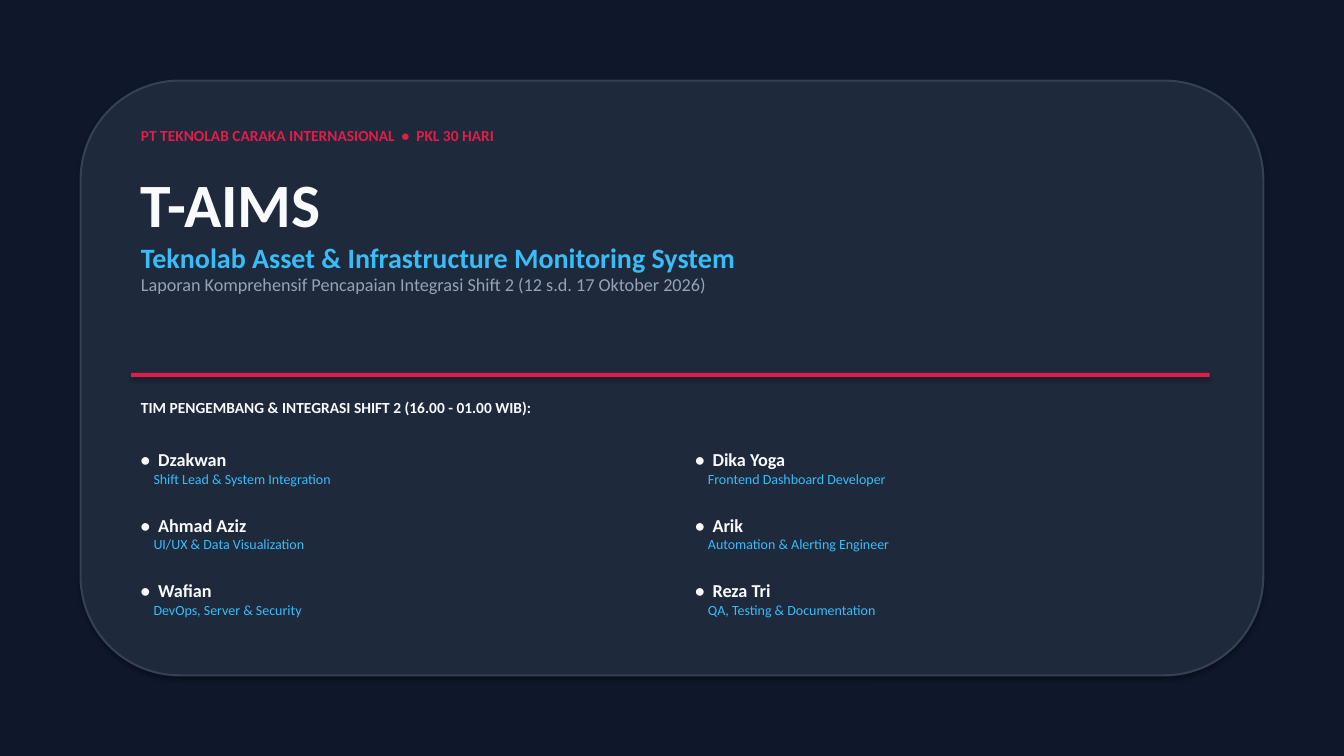
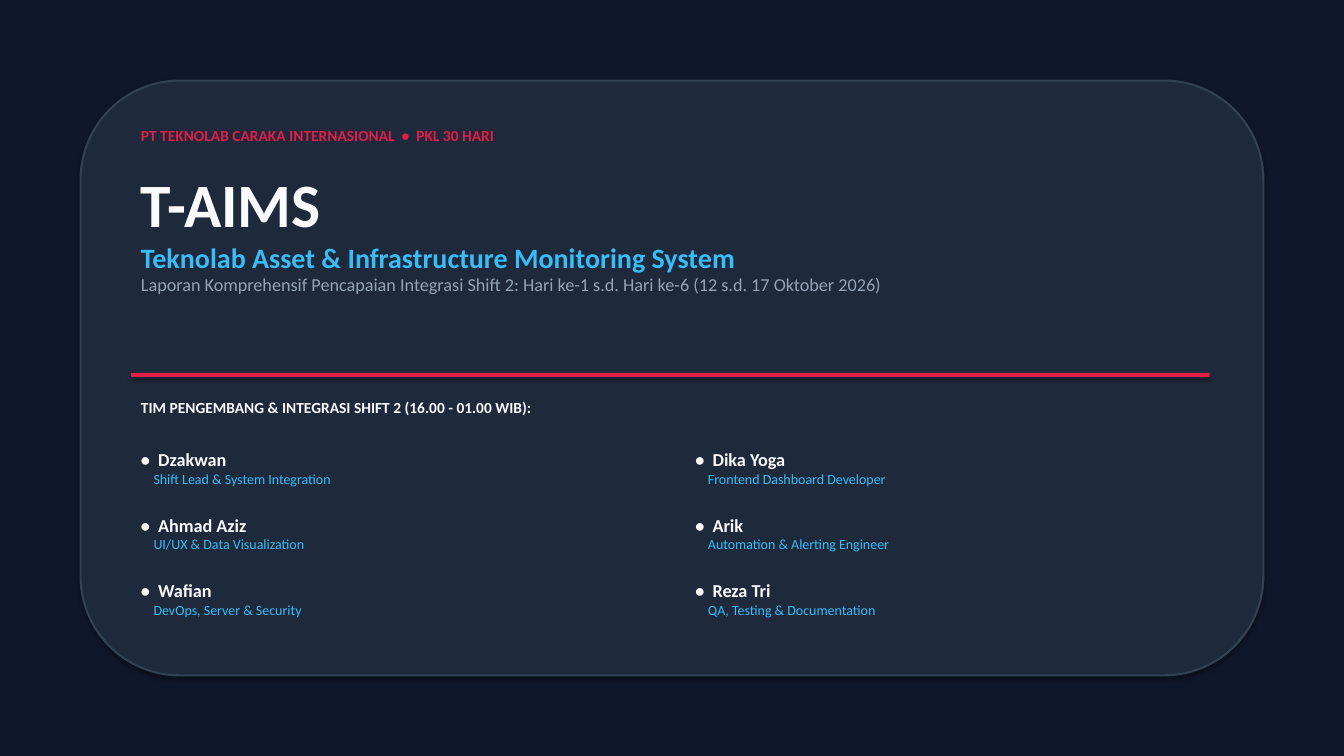
Before and after one commit to T-AIMS/T-AIMS, a slide deck: slide 1 of docs/presentations/T-AIMS_Shift2_Presentation.pptx. Drawn at 1344x756 pixels with LibreOffice and Linux fonts; fonts in the diff are those of the drawing. Boxes give left, top, right and bottom in pixels: in the first picture for what was removed or moved away, otherwise in the second. Text is boxed around its words. In the diff, an @@ line names an element or a change of style, - is before the commit and + after.

```diff
--- a/docs/presentations/T-AIMS_Shift2_Presentation.pptx
+++ b/docs/presentations/T-AIMS_Shift2_Presentation.pptx
@@ text at (x1=141, y1=278, x2=880, y2=294): text changed @@
-Laporan Komprehensif Pencapaian Integrasi Shift 2 (12 s.d. 17 Oktober 2026)
+Laporan Komprehensif Pencapaian Integrasi Shift 2: Hari ke-1 s.d. Hari ke-6 (12 s.d. 17 Oktober 2026)
```
Also in this commit, not shown: 4 other slides changed.
